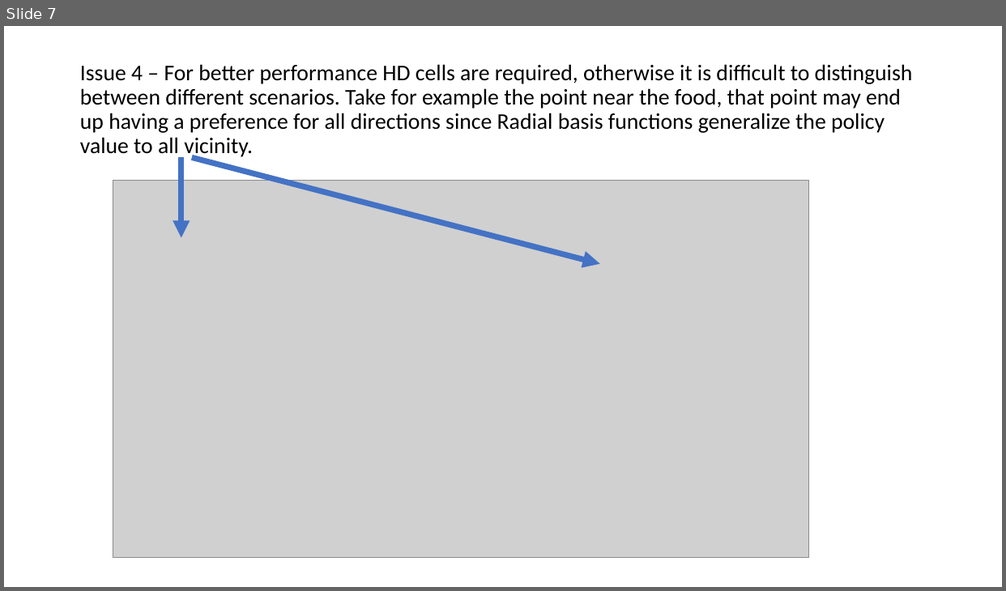
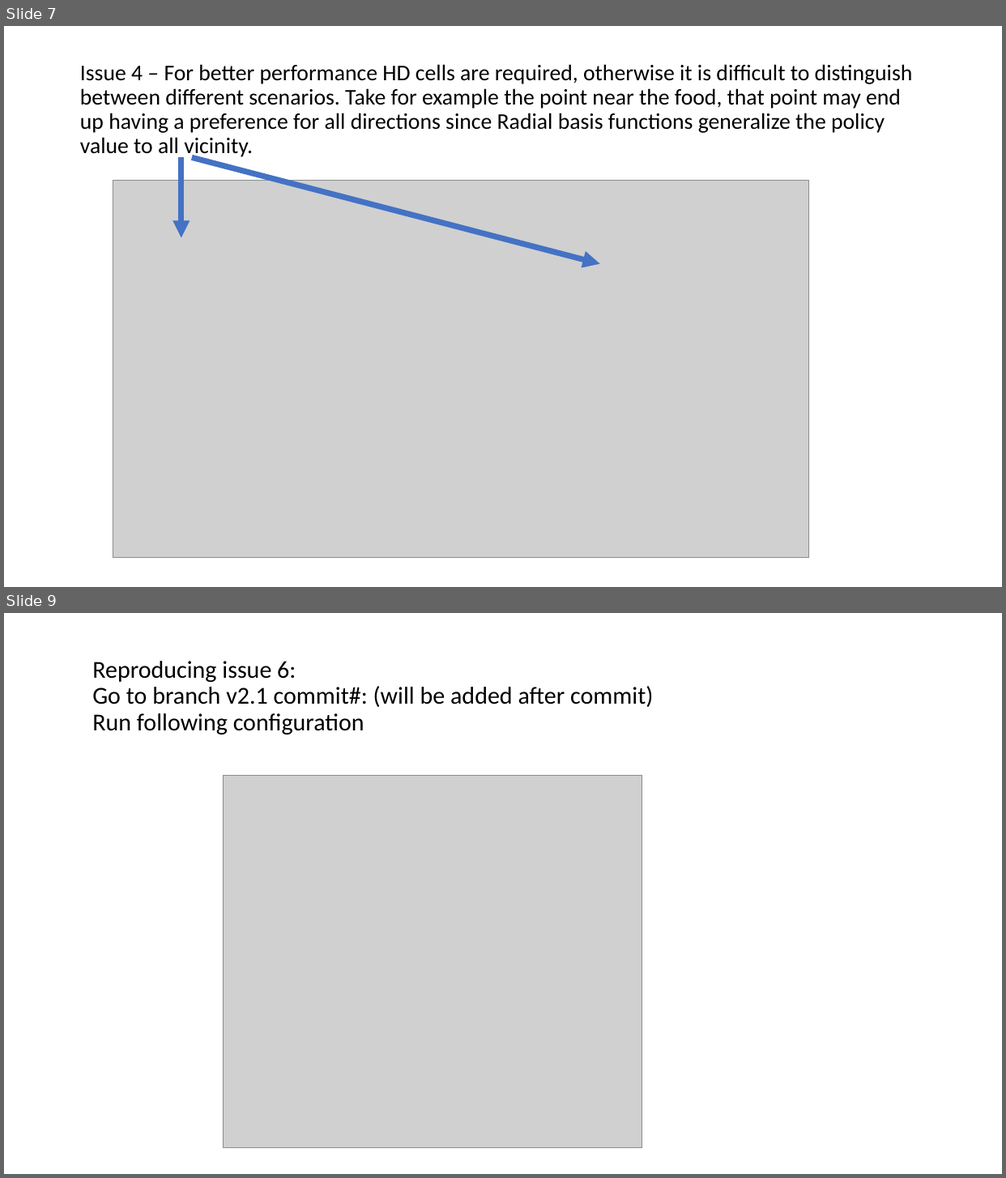
Before and after one commit to biorobaw/scs, a slide deck: multiscalemodel/src/edu/usf/ratsim/model/morris_replay/logging/issues.pptx. Shown one above the other, each under a label of ours: slide 7 before the commit, slides 7 and 9 after it; the slides between them are not shown. The pictures are 1006x591 and 1006x1178 pixels, drawn with LibreOffice and Linux fonts; fonts in the diff are those of the drawing; grey boxes stand for pictures. Boxes give left, top, right and bottom in pixels: in the first picture for what was removed or moved away, otherwise in the second. Text is boxed around its words. In the diff, an @@ line names an element or a change of style, - is before the commit and + after.

Commit message:
Fixed issue when loading:   -running after loading did not result in same execution   -error was action selection was storing the old random stream instead of using the new stream after load
Issue 6 found on morris_replay model.
  -plotting is too slow, so when running 1000 episodes, threads clog the system.

```diff
--- a/multiscalemodel/src/edu/usf/ratsim/model/morris_replay/logging/issues.pptx
+++ b/multiscalemodel/src/edu/usf/ratsim/model/morris_replay/logging/issues.pptx
@@ slide 9 added at box(4, 613, 1002, 1174), background #FFFFFF @@
@@ text added at box(92, 661, 653, 735), 23.4 pt, text #000000 @@
+Reproducing issue 6:
+Go to branch v2.1 commit#: (will be added after commit)
+Run following configuration
@@ picture added at box(224, 776, 642, 1148) @@
```
Also in this commit, not shown: 1 other slide added, 1 slide removed, 11 other files.
